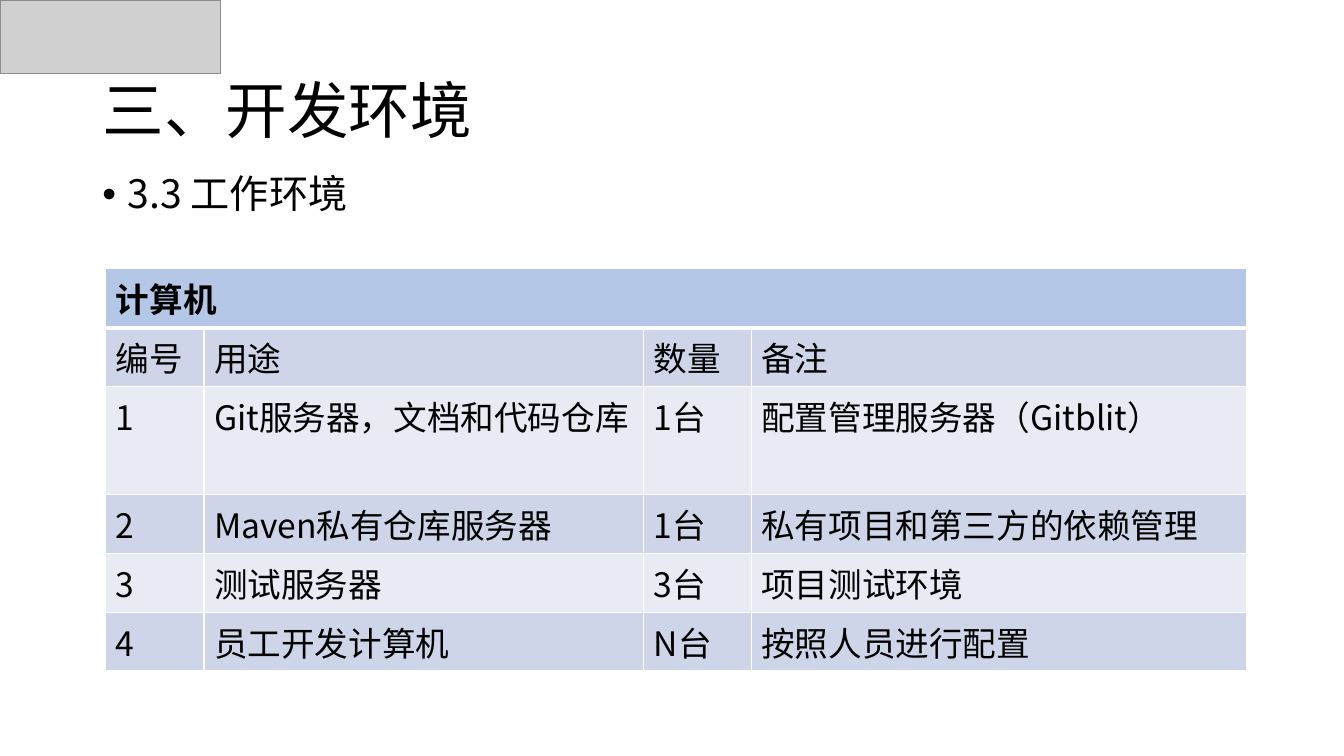
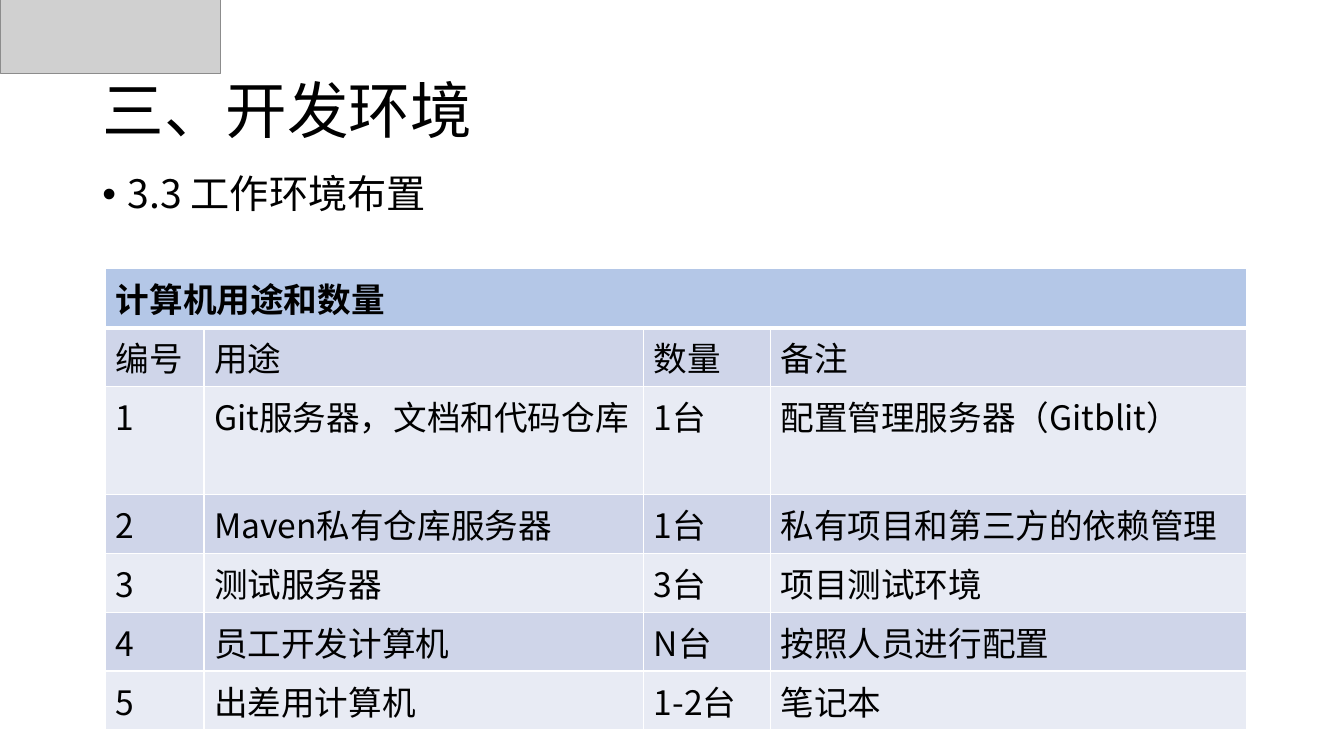
Before and after one commit to guishijin/alphastarTeam, a slide deck: slide 10 of 部门建设.pptx (slide 11 before the commit). Drawn at 1344x756 pixels with LibreOffice and Linux fonts; fonts in the diff are those of the drawing; grey boxes stand for pictures; background and template pictures are left out. Boxes give left, top, right and bottom in pixels: in the first picture for what was removed or moved away, otherwise in the second. Text is boxed around its words. In the diff, an @@ line names an element or a change of style, - is before the commit and + after.

```diff
--- a/部门建设.pptx
+++ b/部门建设.pptx
@@ text at <box>128,175,426,212</box>: text changed @@
-• 3.3 工作环境
+• 3.3 工作环境布置
@@ table at <box>106,269,1247,722</box> @@
-row 1, column 1: 计算机
+row 1, column 1: 计算机用途和数量
+row 7: 5 | 出差用计算机 | 1-2台 | 笔记本
```
Also in this commit, not shown: 3 other slides changed, 2 slides removed.
